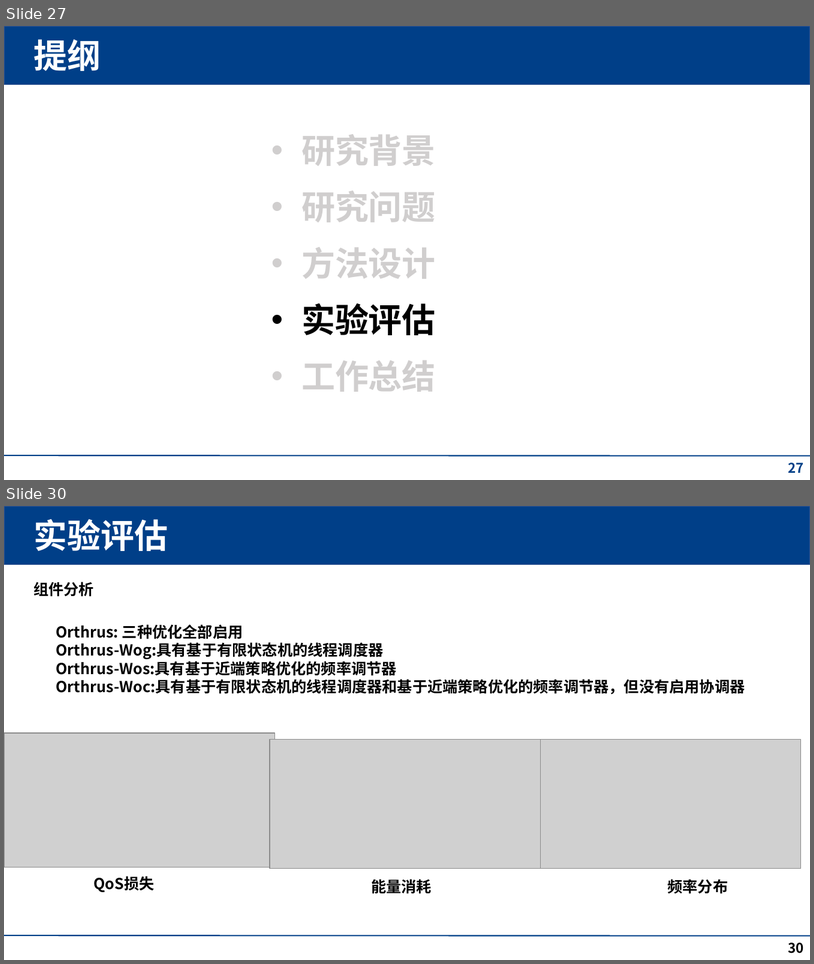
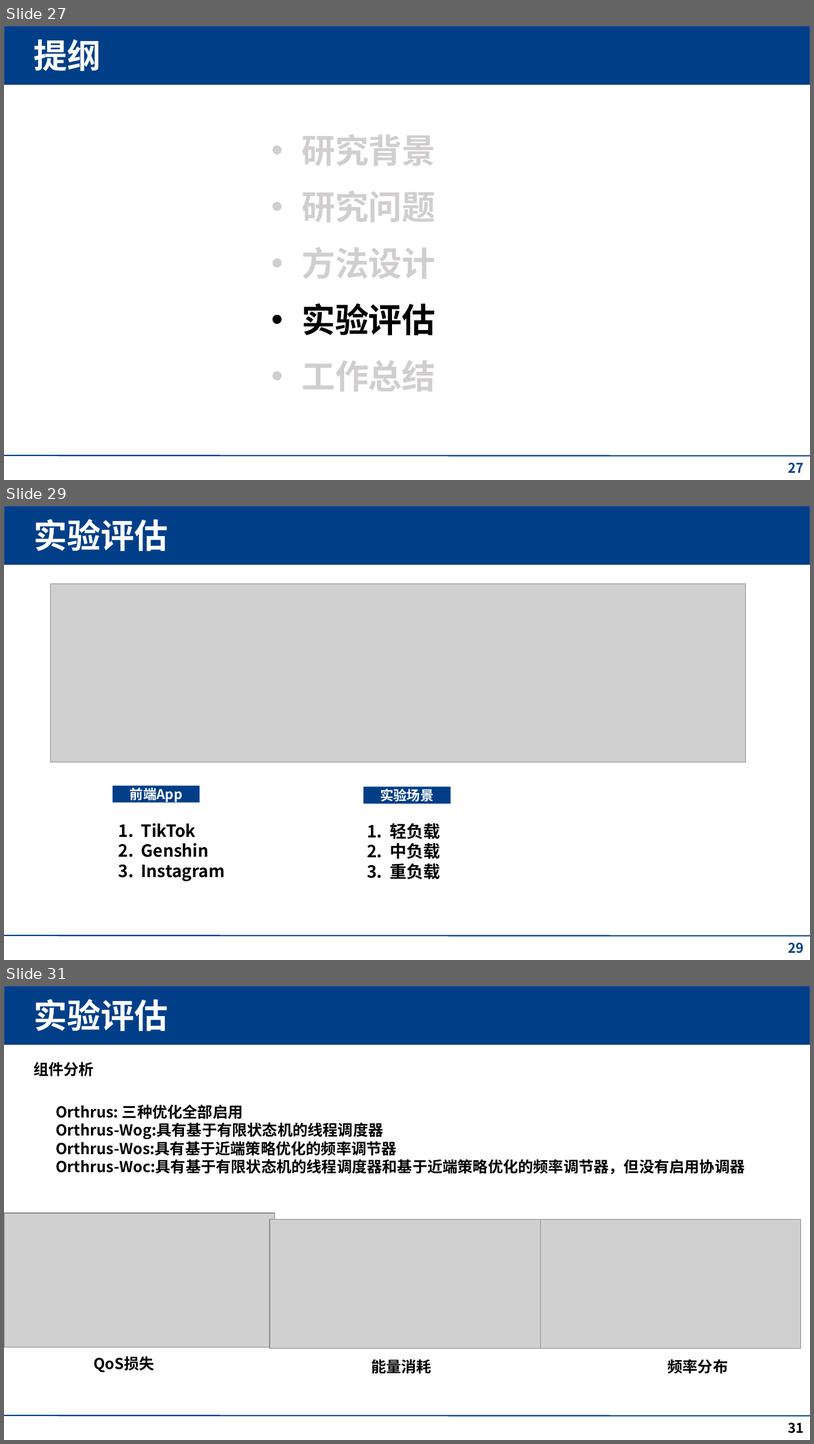
Before and after one commit to fmy-fly/Pre-ppt, a slide deck: QoS-Aware,pptx [自动保存的].pptx. Shown one above the other, each under a label of ours: slides 27 and 30 before the commit, slides 27, 29 and 31 after it; the slides between them are not shown. The pictures are 814x964 and 814x1444 pixels, drawn with LibreOffice and Linux fonts; fonts in the diff are those of the drawing; grey boxes stand for pictures; background and template pictures are left out. Boxes give left, top, right and bottom in pixels: in the first picture for what was removed or moved away, otherwise in the second. Text is boxed around its words. In the diff, an @@ line names an element or a change of style, - is before the commit and + after.

```diff
--- a/QoS-Aware,pptx [自动保存的].pptx
+++ b/QoS-Aware,pptx [自动保存的].pptx
@@ slide 29 added at (4,506,810,960), background #FFFFFF; not listed: 2 template elements that a slide beside it also shows @@
@@ title added at (33,519,168,551), 40 pt, text #FFFFFF, bold @@
+实验评估
@@ picture added at (51,584,746,762) @@
@@ rectangle added at (113,786,200,802), fill #003E87, 16 pt, text #FFFFFF, bold @@
+前端App
@@ rectangle added at (364,787,451,804), fill #003E87, 16 pt, text #FFFFFF, bold @@
+实验场景
@@ text added at (141,823,225,881), 20 pt, text #000000, bold @@
+1. TikTok
+2. Genshin
+3. Instagram
@@ text added at (390,823,440,879), 20 pt, text #000000, bold @@
+1. 轻负载
+2. 中负载
+3. 重负载
@@ page number added at (789,942,804,953), 16 pt, text #003F87, bold @@
+29
@@ what was slide 30 is now slide 31 @@
@@ page number at (789,1422,804,1433): text changed @@
-30
+31
```
Also in this commit, not shown: 11 slides changed, 1 other slide added, 1 slide removed.
